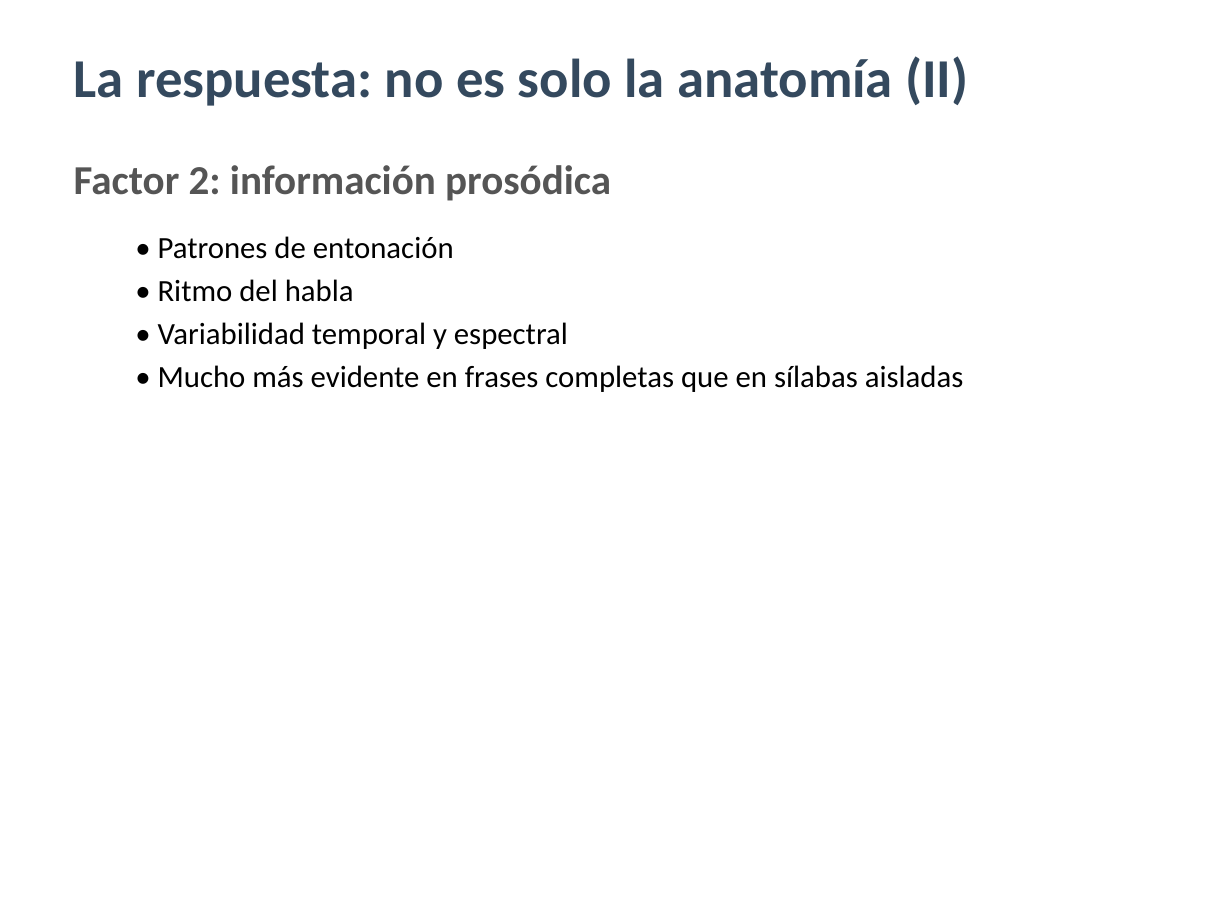
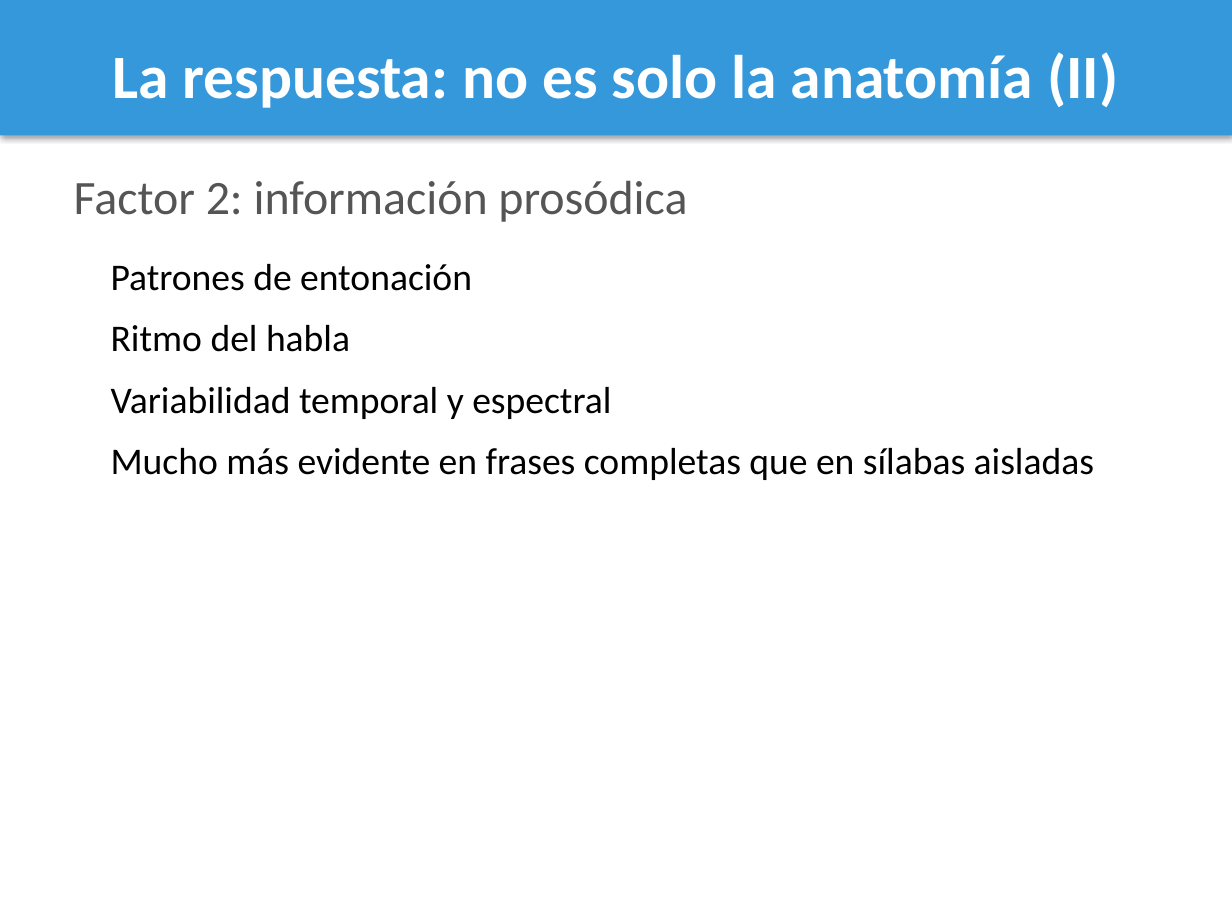
Before and after one commit to maquemmados/vozvozvoz, a slide deck: slide 15 of presentacion.pptx (slide 16 before the commit). Drawn at 1232x924 pixels with LibreOffice and Linux fonts; fonts in the diff are those of the drawing. Boxes give left, top, right and bottom in pixels: in the first picture for what was removed or moved away, otherwise in the second. Text is boxed around its words. In the diff, an @@ line names an element or a change of style, - is before the commit and + after.

```diff
--- a/presentacion.pptx
+++ b/presentacion.pptx
@@ rectangle added at (0, 0, 1232, 136), fill #3498DB @@
@@ text "La respuesta: no es solo ...": place and size @@
-text "La respuesta: no es solo ..." at (74, 56, 968, 106)
+text "La respuesta: no es solo ..." at (112, 52, 1118, 108)
@@ text "La respuesta: no es solo ..." at (112, 52, 1118, 108): size 32 to 36 pt, text colour #34495E to #FFFFFF; alignment left to centre @@
@@ text "Factor 2: información prosódica": place and size @@
-text "Factor 2: información prosódica" at (74, 165, 611, 201)
+text "Factor 2: información prosódica" at (74, 180, 687, 222)
@@ text "Factor 2: información prosódica" at (74, 180, 687, 222): size 24 to 28 pt, bold off @@
@@ text at (111, 264, 472, 291): text changed; size 18 to 22 pt @@
-• Patrones de entonación
+Patrones de entonación
@@ text at (111, 325, 350, 352): text changed; size 18 to 22 pt @@
-• Ritmo del habla
+Ritmo del habla
@@ text at (111, 387, 611, 419): text changed; size 18 to 22 pt @@
-• Variabilidad temporal y espectral
+Variabilidad temporal y espectral
@@ text at (111, 448, 1094, 480): text changed; size 18 to 22 pt @@
-• Mucho más evidente en frases completas que en sílabas aisladas
+Mucho más evidente en frases completas que en sílabas aisladas
```
Also in this commit, not shown: 19 other slides changed, 1 slide added, 3 slides removed, 1 other file.
